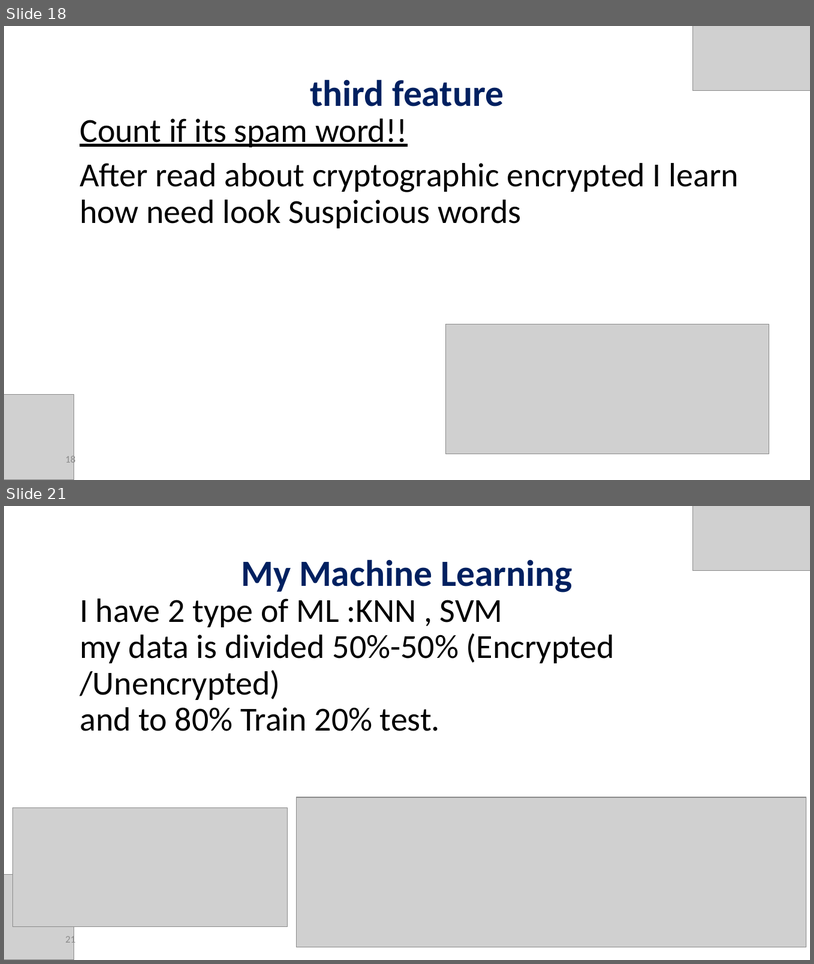
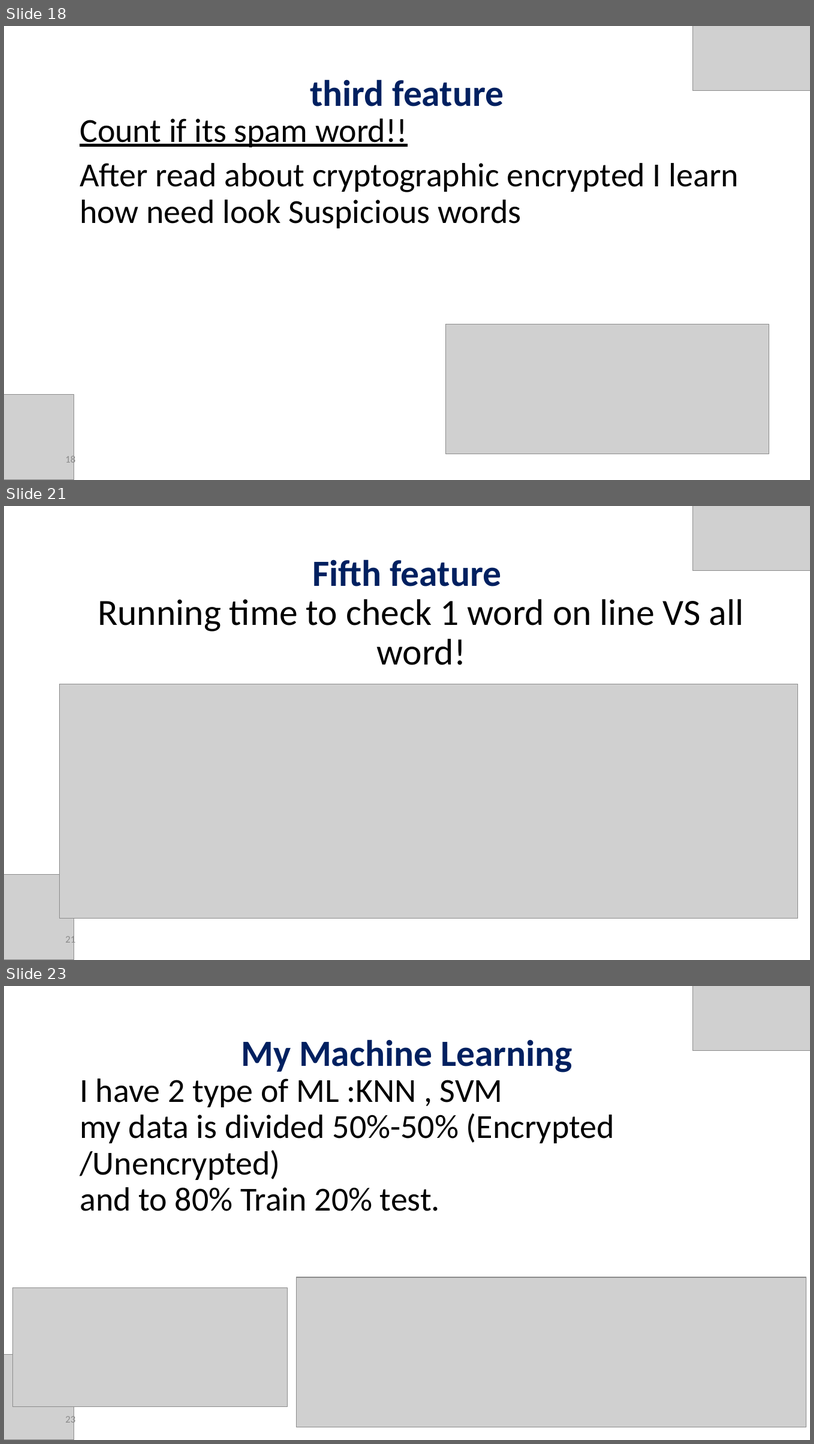
Before and after one commit to orelrahum/Ransomware_Code, a slide deck: Presentation.pptx. Shown one above the other, each under a label of ours: slides 18 and 21 before the commit, slides 18, 21 and 23 after it; the slides between them are not shown. The pictures are 814x964 and 814x1444 pixels, drawn with LibreOffice and Linux fonts; fonts in the diff are those of the drawing; grey boxes stand for pictures. Boxes give left, top, right and bottom in pixels: in the first picture for what was removed or moved away, otherwise in the second. Text is boxed around its words. In the diff, an @@ line names an element or a change of style, - is before the commit and + after.

```diff
--- a/Presentation.pptx
+++ b/Presentation.pptx
@@ slide 21 added at <box>4,506,810,960</box>, background #FFFFFF @@
@@ picture added at <box>693,506,810,571</box> @@
@@ title added at <box>312,559,502,586</box>, 44 pt, text #002060, bold @@
+Fifth feature
@@ text added at <box>98,599,744,665</box>, 44 pt, text #000000 @@
+Running time to check 1 word on line VS all word!
@@ picture added at <box>60,684,799,918</box> @@
@@ picture added at <box>4,874,74,960</box> @@
@@ page number added at <box>65,934,75,945</box>, 12 pt, text #8C8C8C @@
+21
@@ what was slide 21 is now slide 23 @@
@@ page number at <box>65,1414,75,1425</box>: text changed @@
-21
+23
```
Also in this commit, not shown: 9 slides changed, 3 other slides added, 1 slide removed, 19 other files.
